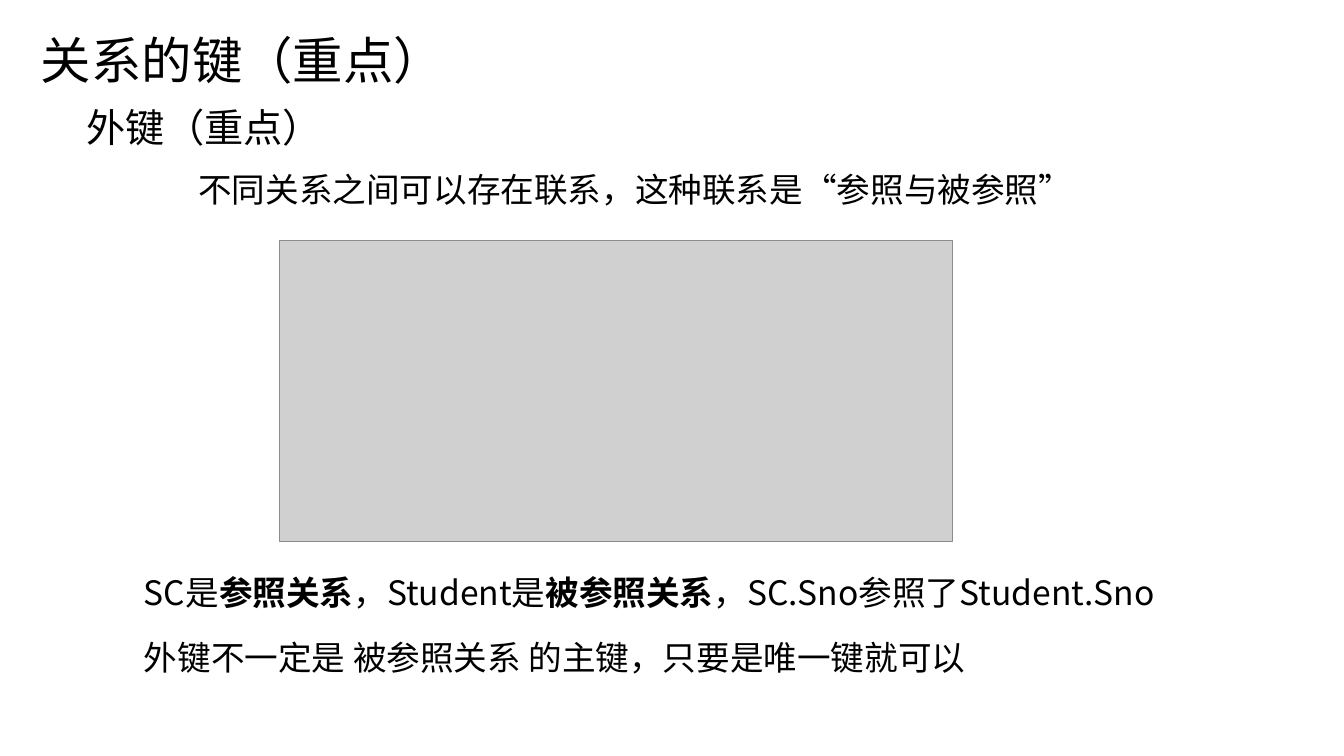
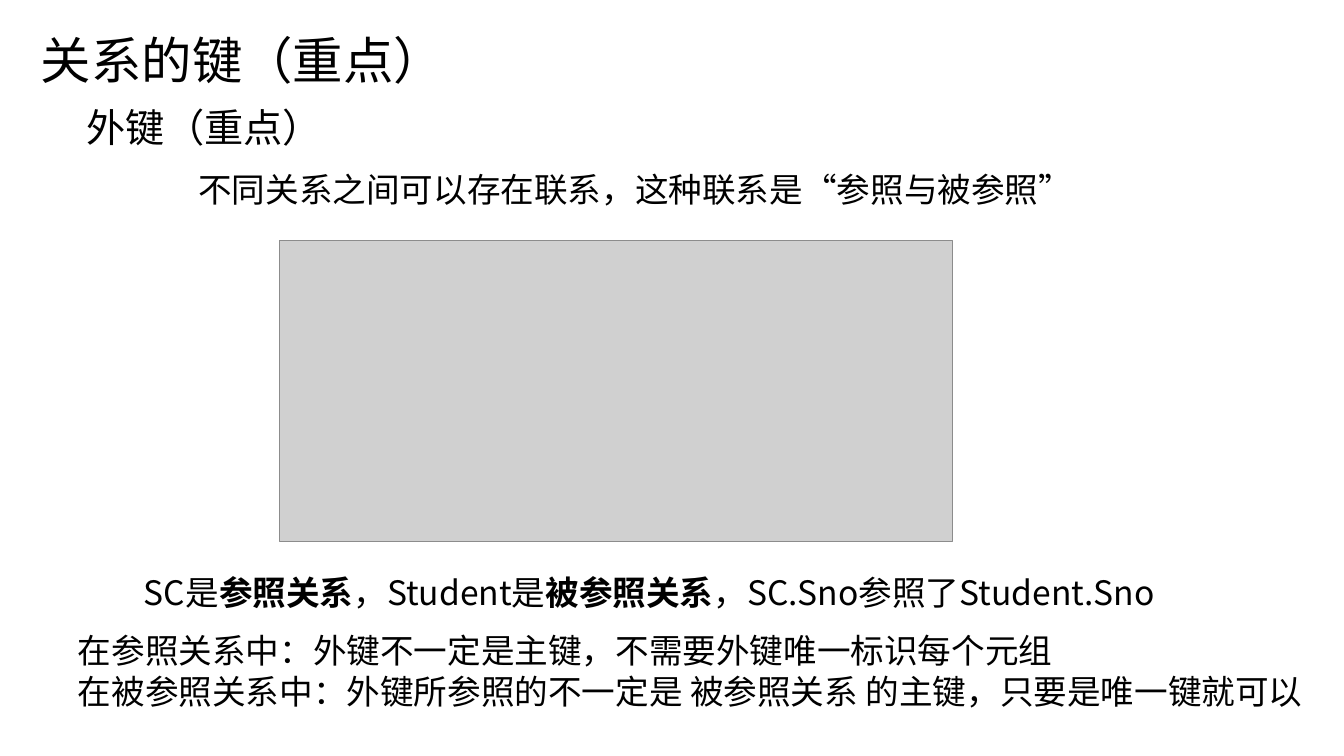
Before and after one commit to y-tanx/HIT-Database-Systems-Course, a slide deck: slide 10 of 第2章 关系数据库/第2章关系数据库.pptx. Drawn at 1344x756 pixels with LibreOffice and Linux fonts; fonts in the diff are those of the drawing; grey boxes stand for pictures. Boxes give left, top, right and bottom in pixels: in the first picture for what was removed or moved away, otherwise in the second. Text is boxed around its words. In the diff, an @@ line names an element or a change of style, - is before the commit and + after.

Commit message:
Fix: 第2章关系数据模型 PPT 修改了外键部分：与主键的区分

```diff
--- a/第2章 关系数据库/第2章关系数据库.pptx
+++ b/第2章 关系数据库/第2章关系数据库.pptx
@@ text at (78, 634, 1303, 708): text changed @@
-外键不一定是 被参照关系 的主键，只要是唯一键就可以
+在参照关系中：外键不一定是主键，不需要外键唯一标识每个元组
+在被参照关系中：外键所参照的不一定是 被参照关系 的主键，只要是唯一键就可以
```
Also in this commit, not shown: 1 other slide changed.
